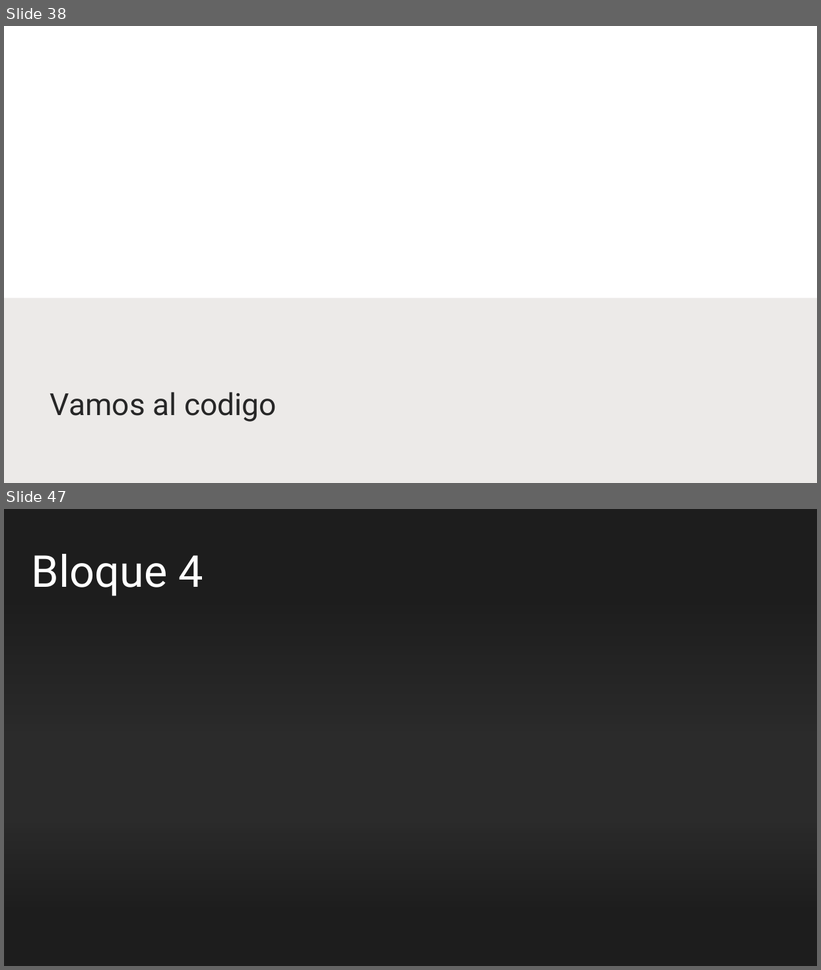
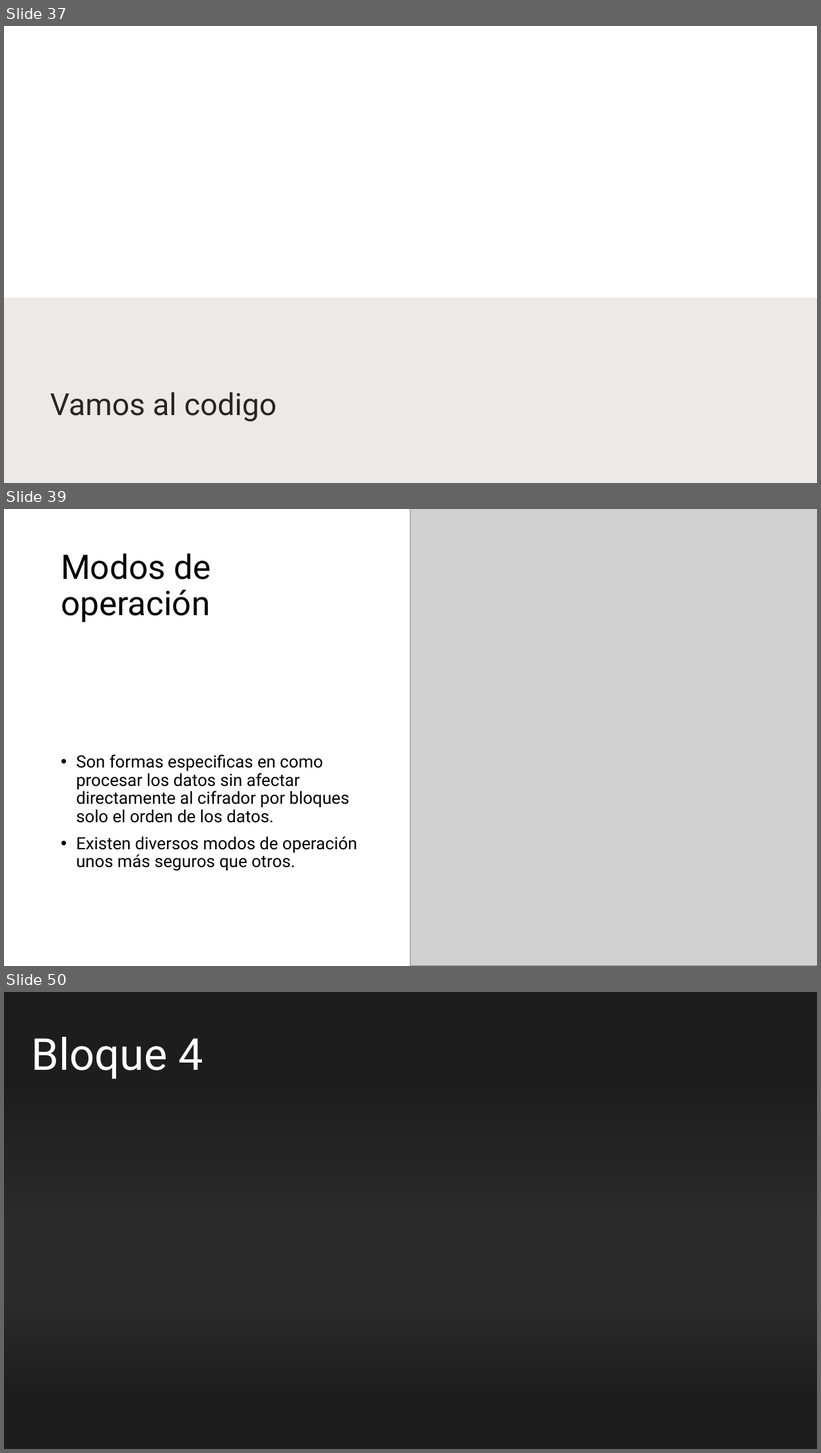
Before and after one commit to AlexPs06/CienciaViva2025-ICAP, a slide deck: Cifrado-Imagenes.pptx. Shown one above the other, each under a label of ours: slides 38 and 47 before the commit, slides 37, 39 and 50 after it; the slides between them are not shown. The pictures are 821x970 and 821x1453 pixels, drawn with LibreOffice and Linux fonts; fonts in the diff are those of the drawing; grey boxes stand for pictures; background and template pictures are left out; a plain dark background stands for a picture behind light text. Boxes give left, top, right and bottom in pixels: in the first picture for what was removed or moved away, otherwise in the second. Text is boxed around its words. In the diff, an @@ line names an element or a change of style, - is before the commit and + after.

```diff
--- a/Cifrado-Imagenes.pptx
+++ b/Cifrado-Imagenes.pptx
@@ slide 39 added at <box>4,509,817,966</box>, background #FFFFFF @@
@@ picture added at <box>411,509,817,966</box> @@
@@ title added at <box>61,553,211,623</box>, 40 pt, text #000000 @@
+Modos de operación
@@ text added at <box>76,755,357,871</box>, 20 pt, text #000000 @@
+• Son formas especificas en como procesar los datos sin afectar directamente al cifrador por bloques solo el orden de los datos.
+• Existen diversos modos de operación unos más seguros que otros.
@@ what was slide 38 is now slide 37 @@
@@ what was slide 47 is now slide 50 @@
```
Also in this commit, not shown: 9 slides changed, 7 other slides added, 2 slides removed, 1 other file.
